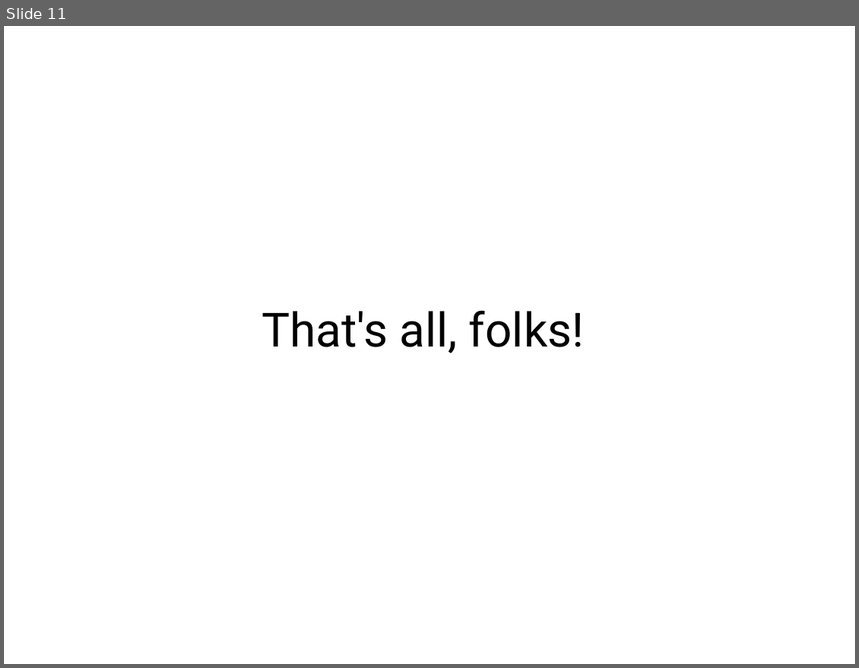
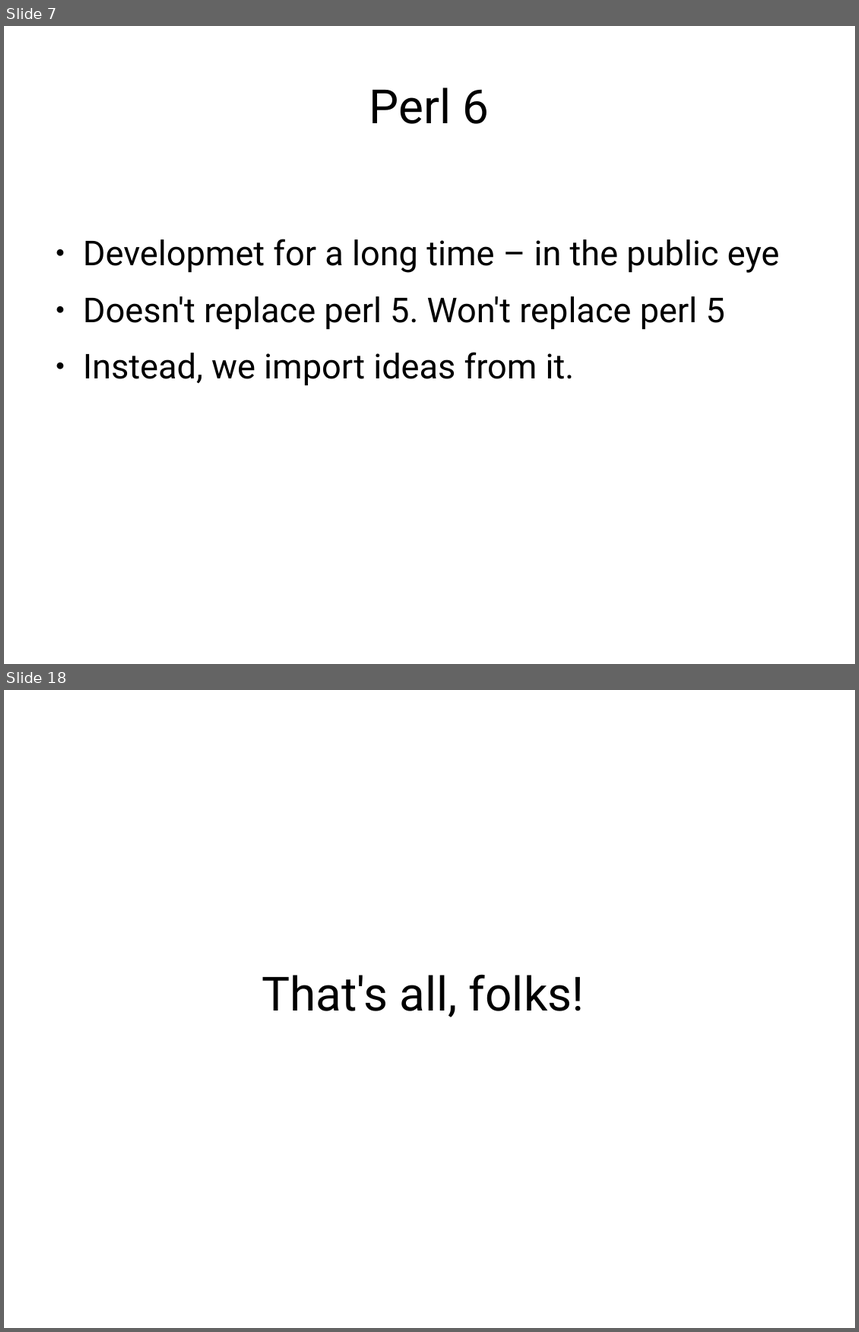
Before and after one commit to erezschatz/Presentation, a slide deck: tools.odp. Shown one above the other, each under a label of ours: slide 11 before the commit, slides 7 and 18 after it; the slides between them are not shown. The pictures are 859x668 and 859x1332 pixels, drawn with LibreOffice and Linux fonts; fonts in the diff are those of the drawing. Boxes give left, top, right and bottom in pixels: in the first picture for what was removed or moved away, otherwise in the second. Text is boxed around its words. In the diff, an @@ line names an element or a change of style, - is before the commit and + after.

```diff
--- a/tools.odp
+++ b/tools.odp
@@ slide 7 added at bbox=[4, 26, 855, 664], background #FFFFFF @@
@@ title added at bbox=[370, 88, 490, 124], 44 pt, text #000000 @@
+Perl 6
@@ text added at bbox=[83, 239, 780, 386], 32 pt, text #000000 @@
+● Developmet for a long time – in the public eye
+● Doesn't replace perl 5. Won't replace perl 5
+● Instead, we import ideas from it.
@@ what was slide 11 is now slide 18 @@
```
Also in this commit, not shown: 16 other slides added, 10 slides removed, 1 other file.
